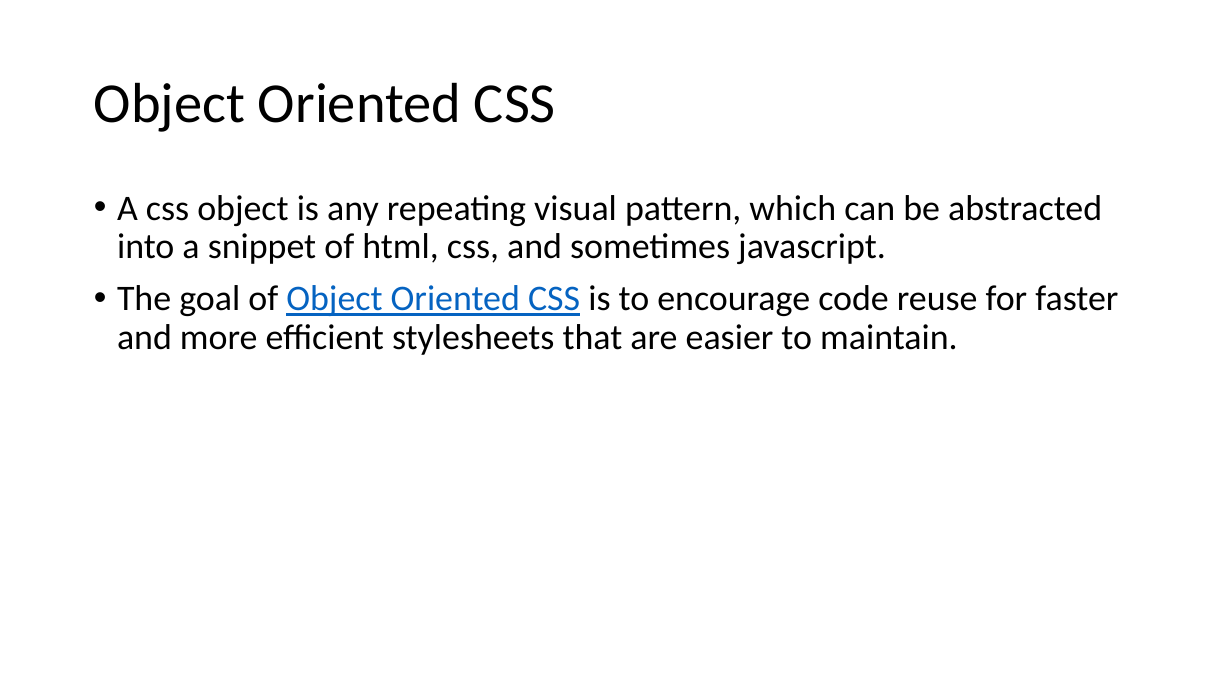
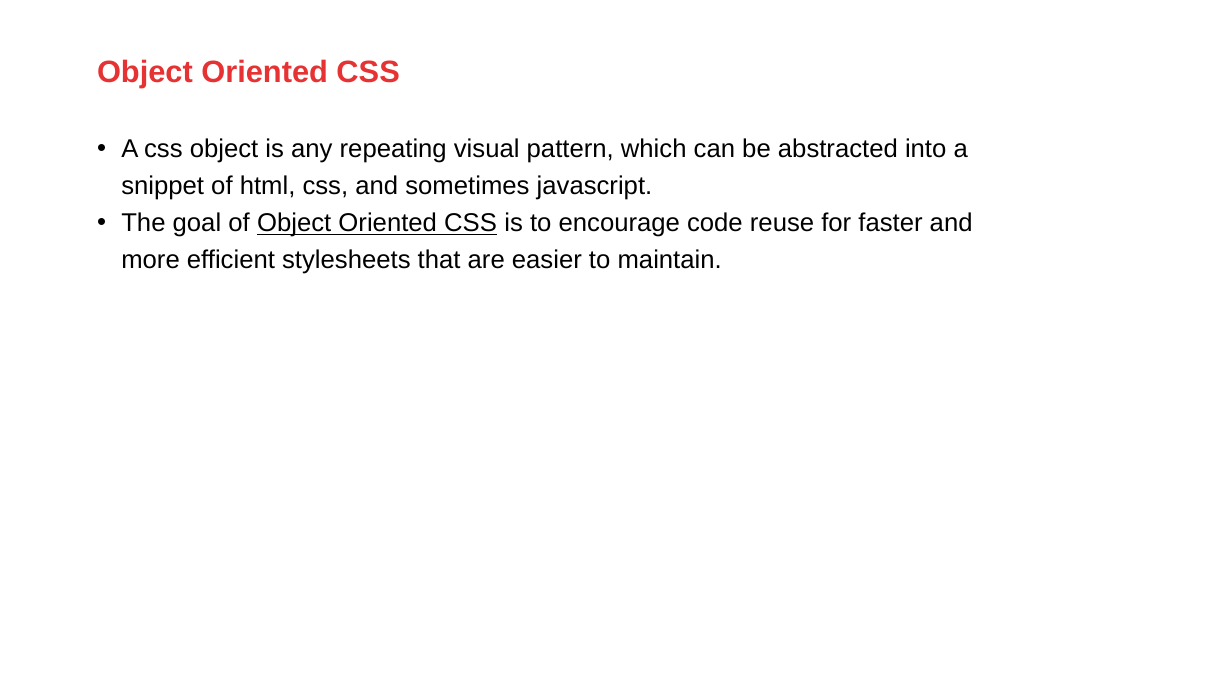
Before and after one commit to AMIS-Services/sig-css-architecture, a slide deck: slide 19 of SIG_CSS_Architecture.pptx. Drawn at 1232x693 pixels with LibreOffice and Linux fonts; fonts in the diff are those of the drawing; background and template pictures are left out. Boxes give left, top, right and bottom in pixels: in the first picture for what was removed or moved away, otherwise in the second. Text is boxed around its words. In the diff, an @@ line names an element or a change of style, - is before the commit and + after.

```diff
--- a/SIG_CSS_Architecture.pptx
+++ b/SIG_CSS_Architecture.pptx
@@ title "Object Oriented CSS": place and size @@
-title "Object Oriented CSS" at (94, 82, 556, 132)
+title "Object Oriented CSS" at (97, 59, 399, 87)
@@ title "Object Oriented CSS" at (97, 59, 399, 87): size 44 to 24 pt, font Calibri to Arial, text colour #000000 to #E63232, bold on; line spacing 0.9 to 0.85 @@
@@ text "A css object is any ...": place and size @@
-text "A css object is any ..." at (117, 195, 1118, 355)
+text "A css object is any ..." at (121, 138, 973, 274)
@@ text "A css object is any ..." at (121, 138, 973, 274): size 28 to 20 pt, font Calibri to Arial; text colour #0563C1 to #000000 in "Object Oriented CSS"; indent changed; line spacing 0.9 to 1.2; less space between paragraphs @@
```
Also in this commit, not shown: 18 other slides changed, 1 slide added, 1 slide removed.
